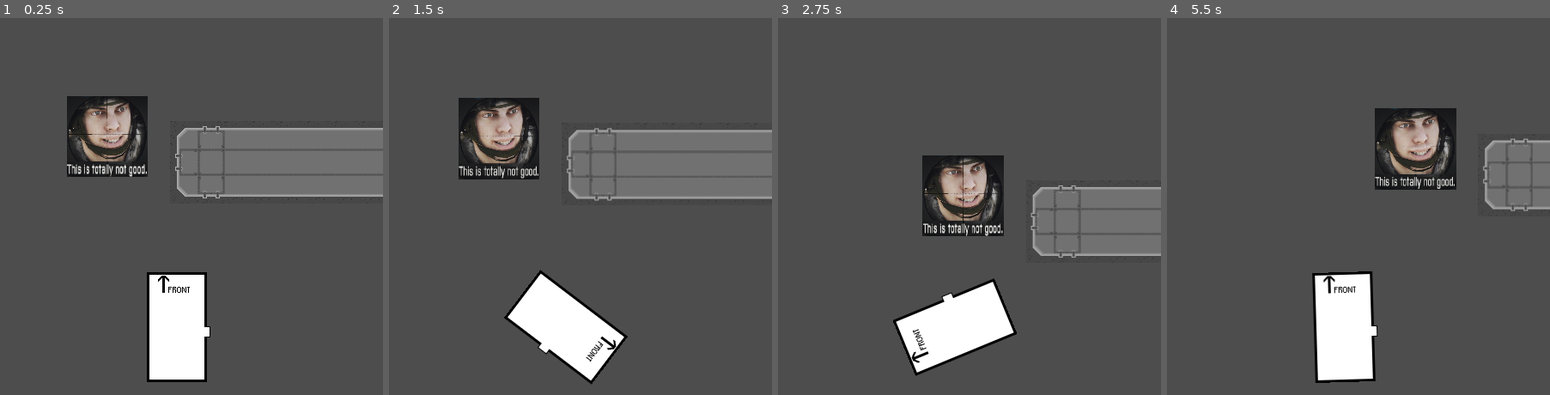
Above: before the commit, frames 1-4 (left to right).
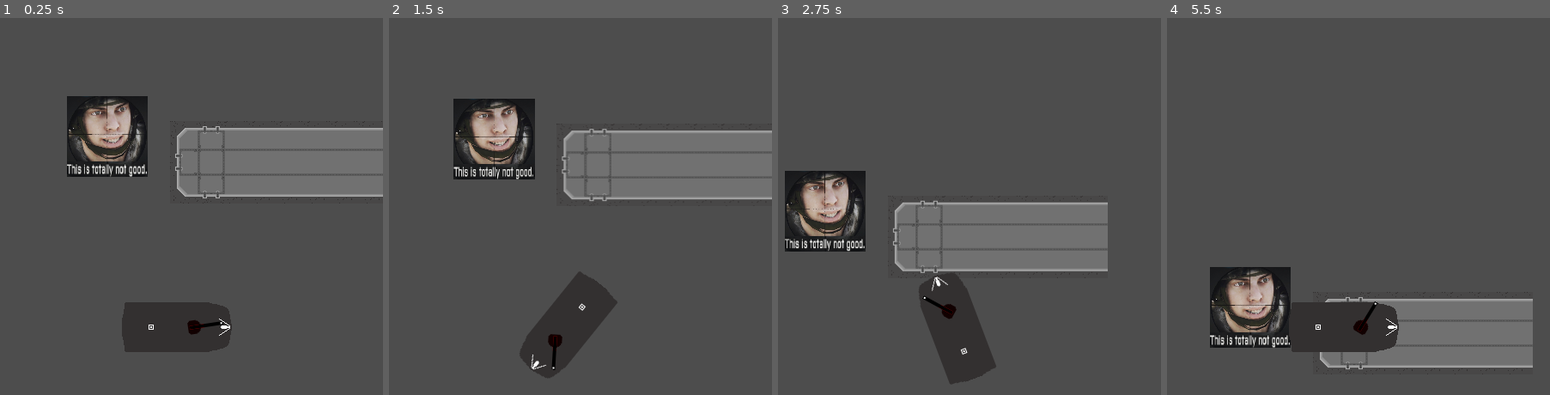
Above: after the commit, the same moments.

Repository: CatWizard47/WormGame
Game: Godot game, scene res://main_test_thingy.tscn
The game is run twice, just before and just after one commit, with the same random seed, the same clock (stepped at 60 frames per second) and the same inputs.
Inputs (mouse positions are in pixels of both pictures, inside the frame that each line leads up to):
- Up to frame 1 (0.25 s): no input
- Up to frame 2 (1.5 s): move the mouse to (657, 296) at 0.52 s; press the mouse at (657, 296) at 0.53 s; hold D (move_right) 0.53-1.28 s; move the mouse to (484, 357) at 1.27 s; release the mouse at (484, 357) at 1.28 s; hold S (move_backward) from 1.28 s (still down); click (484, 357) at 1.35 s
- Up to frame 3 (2.75 s): move the mouse to (996, 191) at 2.02 s; release S (move_backward) at 2.03 s; press the mouse at (996, 191) at 2.03 s; hold D (move_right) from 2.03 s (still down)
- Up to frame 4 (5.5 s): move the mouse to (outside the picture) at 2.77 s; release D (move_right) at 2.78 s; release the mouse at (outside the picture) at 2.78 s; hold W (move_forward) 2.78-3.53 s; click (outside the picture) at 2.85 s; move the mouse to (outside the picture) at 3.52 s; press the mouse at (outside the picture) at 3.53 s; hold A (move_left) 3.53-5.03 s; move the mouse to (1220, 232) at 4.27 s; release the mouse at (1220, 232) at 4.28 s; click (1220, 232) at 4.35 s; move the mouse to (1366, 327) at 5.02 s; press the mouse at (1366, 327) at 5.03 s; hold S (move_backward) from 5.03 s (still down)

The runs differ from the first frame. In frame 1, 6.1% of the frame differs, in the area x 31-61%, y 67-97%; in frame 2, 9.3%; in frame 3, 23%; in frame 4, 23%, in the area x 11-100%, y 23-97%.

Commit message:
Turren't, works while unattached, bricks on hull

Diff:
--- a/player.gd
+++ b/player.gd
@@ -1,4 +1,3 @@
-#extends Area2D
 extends RigidBody2D
 
 @export var max_engine_power = 100
@@ -11,7 +10,6 @@
 var rotation_direction : float
 
 func _ready() -> void:
-	rotation_direction = 3*PI/2
 	screen_size = get_viewport_rect().size
 	position = screen_size/2
 
@@ -47,9 +45,8 @@
 		velocity = Vector2.ZERO
 	elif velocity.length() >= max_velocity:
 		velocity = velocity.normalized()*max_velocity * 0.99
-	else:
-		velocity -= velocity.normalized() * traction_Coefficient * mass * 9.81
 
+	velocity -= velocity.normalized() * traction_Coefficient * mass * 9.81
 	velocity.x += engine_power * cos(rotation_direction)
 	velocity.y += engine_power * sin(rotation_direction)
 
--- a/player.tscn
+++ b/player.tscn
@@ -1,10 +1,11 @@
 [gd_scene format=3 uid="uid://b82ds00m4tjr2"]
 
 [ext_resource type="Script" uid="uid://m4n14id8pcxq" path="res://player.gd" id="1_4flbx"]
-[ext_resource type="Texture2D" uid="uid://djhqqbscywfcj" path="res://Test_sprite.png" id="2_onrkg"]
+[ext_resource type="Texture2D" uid="uid://dxl8likyr37n8" path="res://hull_test.png" id="2_onrkg"]
+[ext_resource type="PackedScene" uid="uid://bkhtrtgemtxcv" path="res://player_main_turret.tscn" id="3_i3pqv"]
 
 [sub_resource type="RectangleShape2D" id="RectangleShape2D_onrkg"]
-size = Vector2(130, 72)
+size = Vector2(127, 58)
 
 [sub_resource type="SpriteFrames" id="SpriteFrames_onrkg"]
 animations = [{
@@ -23,9 +24,13 @@
 max_velocity = 100
 
 [node name="CollisionShape2D" type="CollisionShape2D" parent="." unique_id=743409537]
+position = Vector2(0.5, 0)
 shape = SubResource("RectangleShape2D_onrkg")
 
 [node name="AnimatedSprite2D" type="AnimatedSprite2D" parent="." unique_id=1243741245]
 sprite_frames = SubResource("SpriteFrames_onrkg")
 
 [node name="Camera2D" type="Camera2D" parent="." unique_id=56069536]
+
+[node name="player_main_turret" parent="." unique_id=444234207 instance=ExtResource("3_i3pqv")]
+position = Vector2(20, 0)
--- /dev/null
+++ b/player_main_turret.gd
@@ -0,0 +1,30 @@
+extends Node2D
+
+var mouse_position: Vector2
+var desired_rotation: float
+@export var rotation_speed : float = 0.01
+@export var start_rotation_radian: float # is offset by -PI/2 for some reason since rot:0deg = right
+@export var accuracy_margin_radian: float = 0.003
+
+# Called when the node enters the scene tree for the first time.
+func _ready() -> void:
+	global_rotation = start_rotation_radian
+	pass # Replace with function body.
+
+
+# Called every frame. 'delta' is the elapsed time since the previous frame.
+func _process(_delta: float) -> void:
+	mouse_position = get_viewport().get_mouse_position()
+	if Input.is_action_pressed("M1_clicked"):
+		print("Shootat:")
+	if mouse_position.x <= global_position.x:
+		desired_rotation = atan( (global_position - mouse_position ).y / (global_position - mouse_position ).x) + PI
+	else:
+		desired_rotation = atan( (global_position - mouse_position ).y / (global_position - mouse_position ).x)
+	if  abs(global_rotation - desired_rotation) > accuracy_margin_radian:
+		if desired_rotation - global_rotation > 0 and desired_rotation - global_rotation < 3/2 * PI:
+			global_rotation += rotation_speed
+		else:
+			global_rotation -=rotation_speed
+	else:
+		global_rotation = desired_rotation
--- /dev/null
+++ b/player_main_turret.tscn
@@ -0,0 +1,16 @@
+[gd_scene format=3 uid="uid://bkhtrtgemtxcv"]
+
+[ext_resource type="Script" uid="uid://nohwwevcrjud" path="res://player_main_turret.gd" id="1_ugf5t"]
+[ext_resource type="Texture2D" uid="uid://dx1ixm2nc617e" path="res://Turret_test.png" id="2_qktiv"]
+[ext_resource type="Texture2D" uid="uid://fstf5teixiud" path="res://GUN_test.png" id="3_axrt5"]
+
+[node name="player_main_turret" type="Marker2D" unique_id=980375679]
+position = Vector2(215, 253)
+script = ExtResource("1_ugf5t")
+
+[node name="TurretSprite" type="Sprite2D" parent="." unique_id=429079524]
+texture = ExtResource("2_qktiv")
+
+[node name="GunSprite" type="Sprite2D" parent="." unique_id=405094552]
+position = Vector2(14, 0)
+texture = ExtResource("3_axrt5")
--- a/project.godot
+++ b/project.godot
@@ -44,6 +44,11 @@
 "events": [Object(InputEventKey,"resource_local_to_scene":false,"resource_name":"","device":-1,"window_id":0,"alt_press …(191 unchanged characters)…
 ]
 }
+M1_clicked={
+"deadzone": 0.2,
+"events": [Object(InputEventMouseButton,"resource_local_to_scene":false,"resource_name":"","device":-1,"window_id":0,"alt_pressed":false,"shift_pressed":false,"ctrl_pressed":false,"meta_pressed":false,"button_mask":1,"position":Vector2(89, 20),"global_position":Vector2(98, 68),"factor":1.0,"button_index":1,"canceled":false,"pressed":true,"double_click":false,"script":null)
+]
+}
 
 [physics]
 
Binary file added: GUN_test.png
Not shown, added: GUN_test.png.import
Binary file added: Turret_test.png
Not shown, added: Turret_test.png.import
Binary file added: hull_test.png
Not shown, added: hull_test.png.import
Not shown, added: player_main_turret.gd.uid
Not shown, added: player_main_turret.tscn5061475426.tmp
Not shown, added: player_main_turret.tscn5067330049.tmp
Not shown, added: player_main_turret.tscn5788053917.tmp
Not shown, added: player_main_turret.tscn8625472843.tmp
